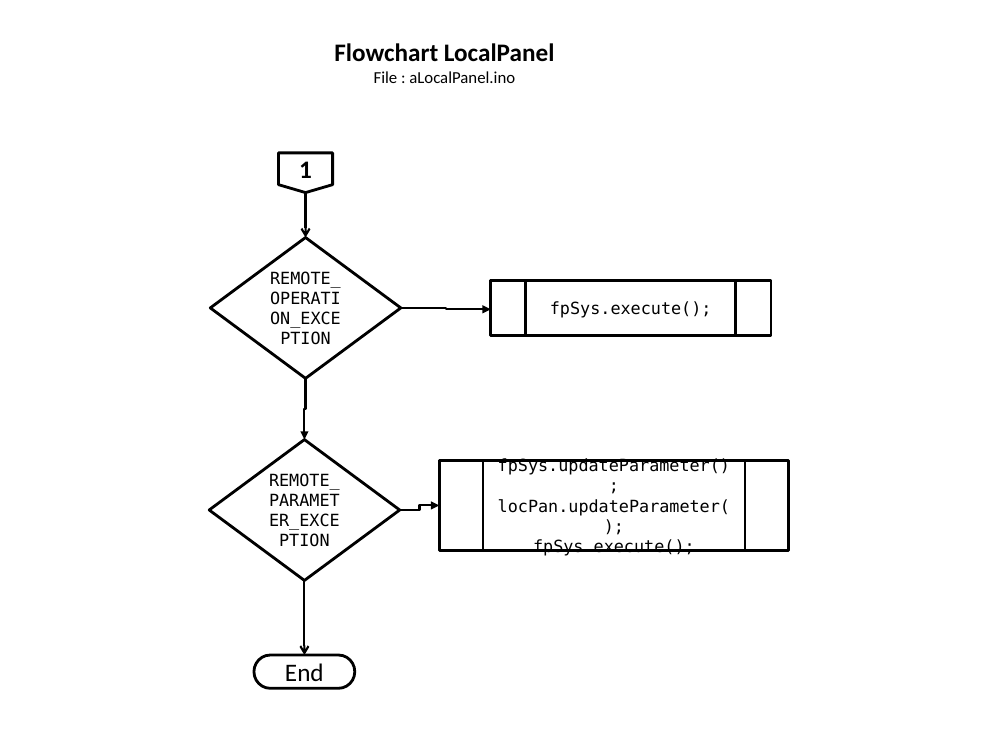
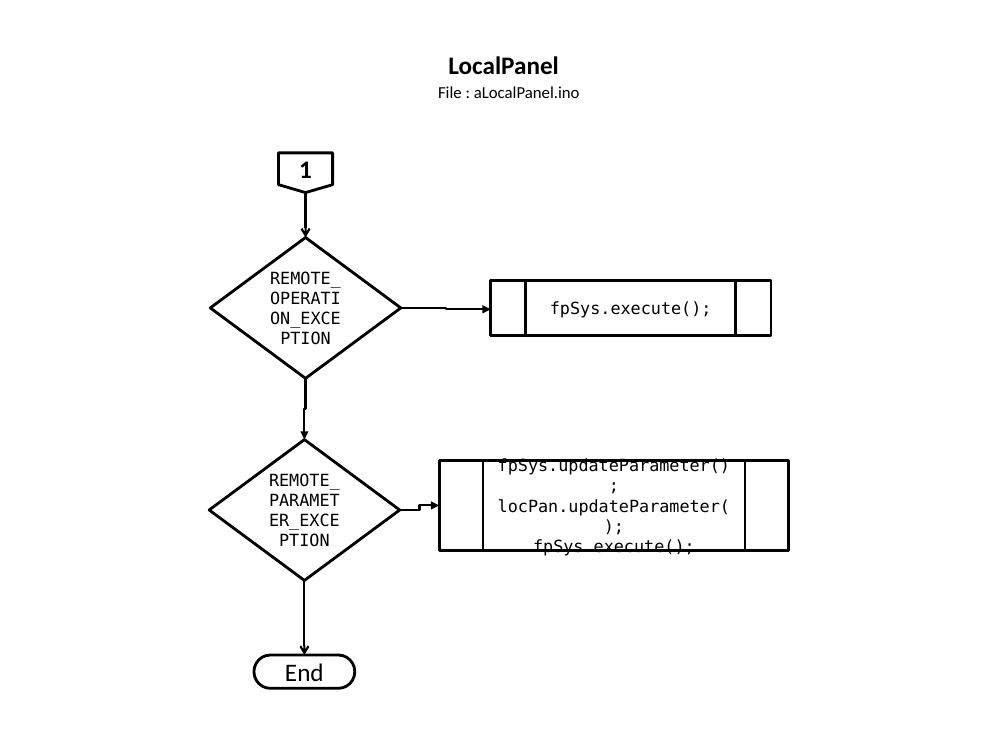
Before and after one commit to slametsampon/WFPS, a slide deck: slide 6 of resources/WFPS.pptx. Drawn at 1008x756 pixels with LibreOffice and Linux fonts; fonts in the diff are those of the drawing; background and template pictures are left out. Boxes give left, top, right and bottom in pixels: in the first picture for what was removed or moved away, otherwise in the second. Text is boxed around its words. In the diff, an @@ line names an element or a change of style, - is before the commit and + after.

Commit message:
update flowchart menuParameter

```diff
--- a/resources/WFPS.pptx
+++ b/resources/WFPS.pptx
@@ text at bbox=[334, 43, 555, 62]: paragraph removed @@
-Flowchart LocalPanel
@@ title added at bbox=[448, 56, 558, 75], 18 pt, text #000000, bold @@
+LocalPanel
@@ text "File : aLocalPanel.ino": place and size @@
-text "File : aLocalPanel.ino" at bbox=[334, 43, 555, 83]
+text "File : aLocalPanel.ino" at bbox=[438, 86, 580, 98]
```
Also in this commit, not shown: 12 other slides changed, 3 slides added.
